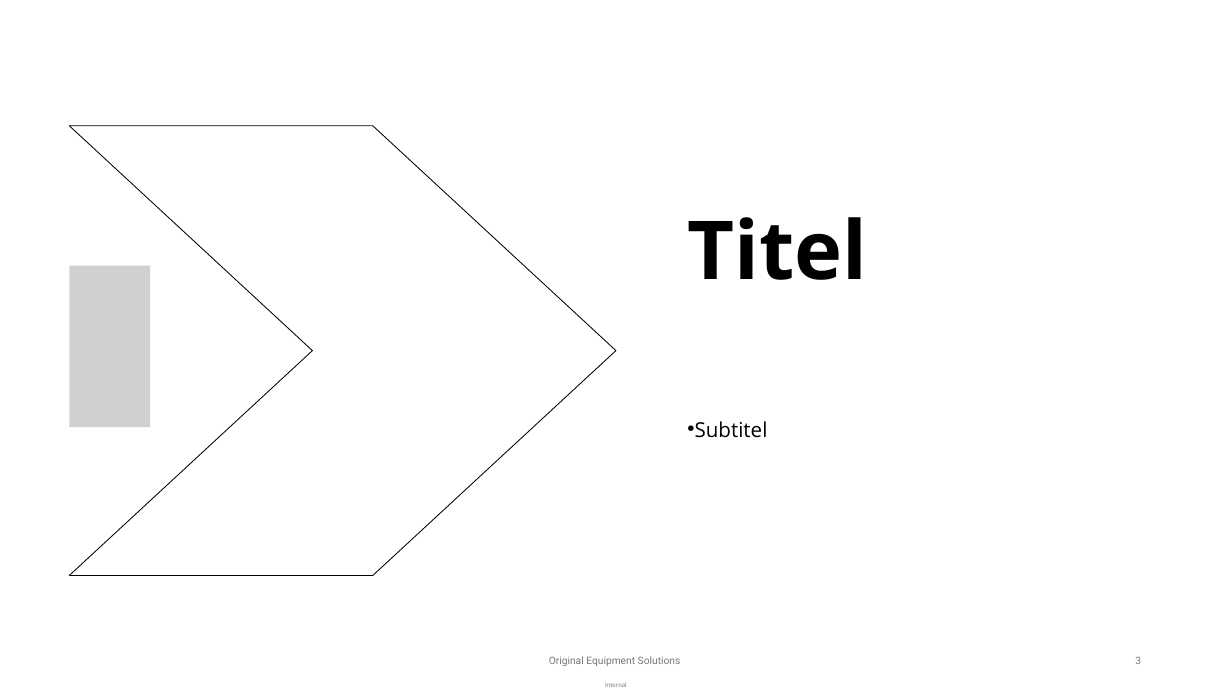
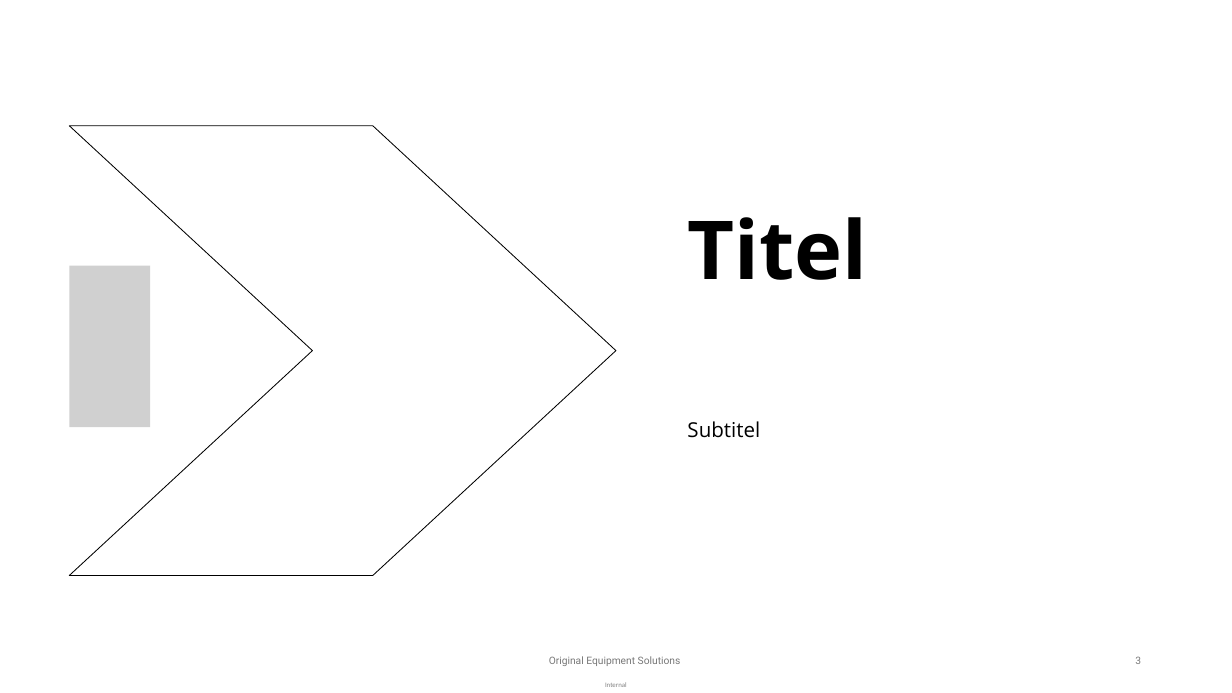
Before and after one commit to jakobgabriel/ppt-transformer, a slide deck: slide 3 of template/Template_Transitionsphase_OESL_fixed.pptx. Drawn at 1232x693 pixels with LibreOffice and Linux fonts; fonts in the diff are those of the drawing; grey boxes stand for pictures; background and template pictures are left out. Boxes give left, top, right and bottom in pixels: in the first picture for what was removed or moved away, otherwise in the second. Text is boxed around its words. In the diff, an @@ line names an element or a change of style, - is before the commit and + after.

```diff
--- a/template/Template_Transitionsphase_OESL_fixed.pptx
+++ b/template/Template_Transitionsphase_OESL_fixed.pptx
@@ text "Subtitel" at [687,421,760,438]: bullet • to none @@
```
Also in this commit, not shown: 3 other slides changed, 1 other file.
